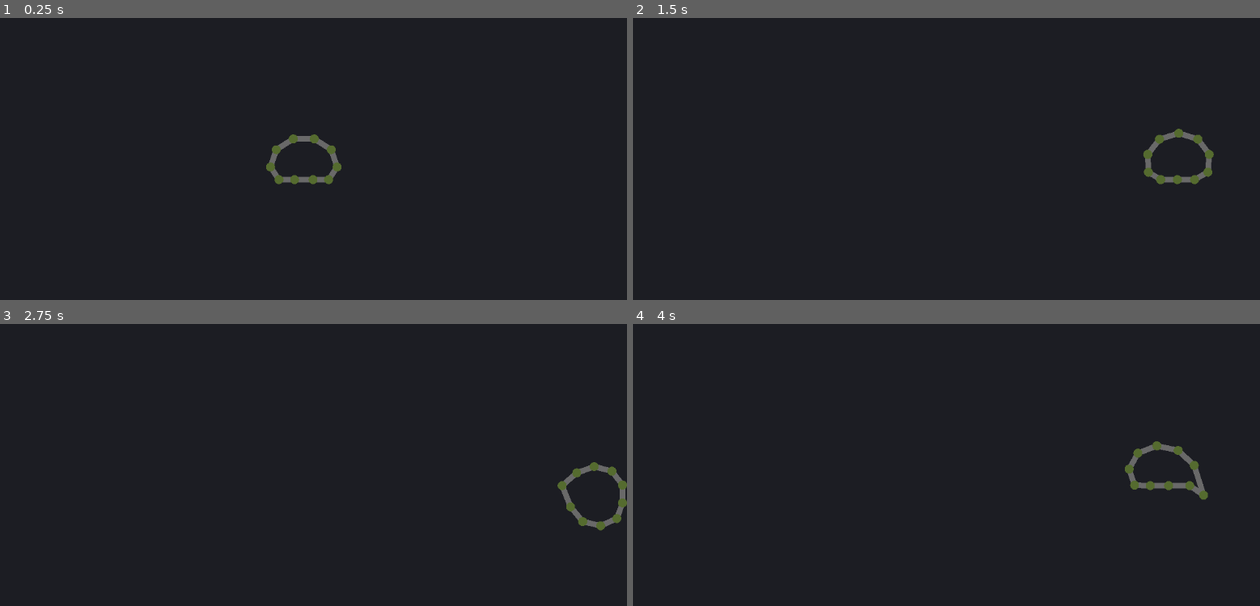
Above: before the commit, frames 1-4 (two rows, left to right).
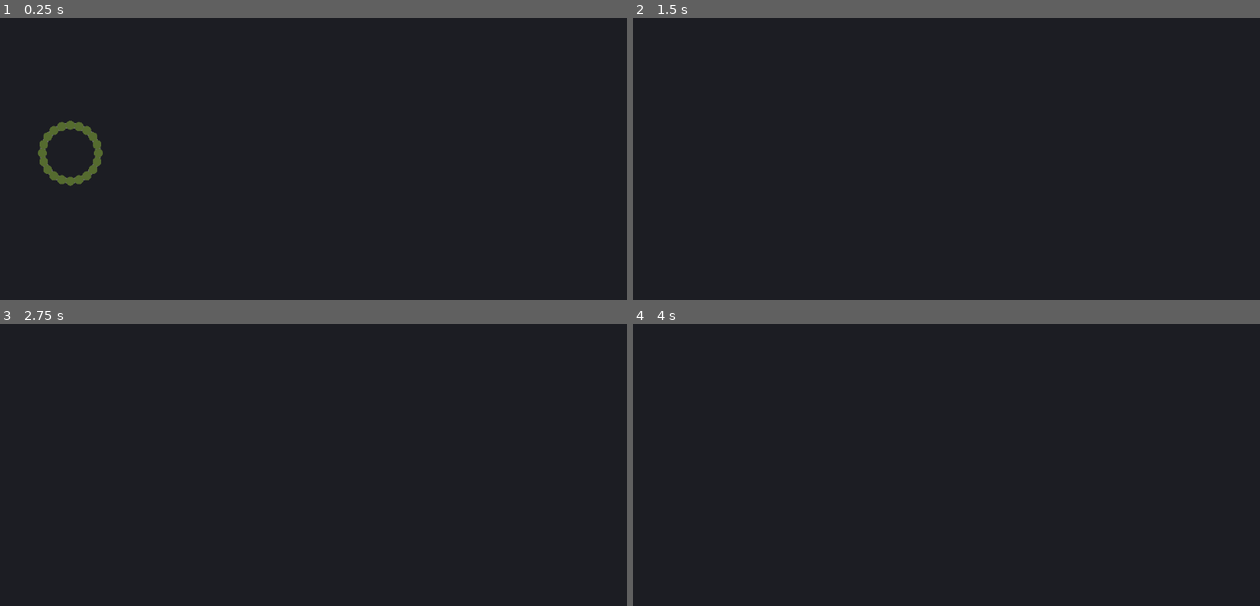
Above: after the commit, the same moments.

Repository: Argonbart/GoPrototyping
Game: Godot game, scene res://softbody/soft_body_level.tscn
Same seed, same stepped clock (60 frames per second), same inputs: the game is played once before the commit and once after it. This scene is started directly instead of the project's main scene.
Inputs (mouse positions are in pixels of both pictures, inside the frame that each line leads up to):
- Up to frame 1 (0.25 s): no input
- Up to frame 2 (1.5 s): tap Enter (ui_accept) at 0.5 s; move the mouse to (1078, 99) at 0.52 s; hold D (right) 0.53-1.28 s; hold 1 (1) 0.53-1.28 s; tap Space (jump, bound only after the commit) at 0.77, 1.07 s; tap 2 (2) at 0.8, 1.35 s; move the mouse to (808, 136) at 1.27 s; hold S (down) from 1.28 s (still down)
- Up to frame 3 (2.75 s): tap Space (jump, bound only after the commit) at 1.52, 1.82 s; tap 3 (3) at 1.55 s; move the mouse to (369, 343) at 2.02 s; release S (down) at 2.03 s; hold D (right) from 2.03 s (still down); hold 3 (3) from 2.03 s (still down); tap 4 (4) at 2.3 s
- Up to frame 4 (4 s): move the mouse to (902, 496) at 2.77 s; release D (right) at 2.78 s; release 3 (3) at 2.78 s; hold W (up) 2.78-3.53 s; tap 4 (4) at 2.85 s; tap Space (jump, bound only after the commit) at 3.02, 3.05, 3.32 s; move the mouse to (1128, 479) at 3.52 s; hold A (left) from 3.53 s (still down); hold Space (jump, bound only after the commit) from 3.53 s (still down); tap 1 (1) at 3.8 s

The runs differ from the first frame. In frame 1, 1.4% of the frame differs, in the area x 6-55%, y 36-60%; in frame 2, 0.7%; in frame 3, 0.7%; in frame 4, 0.8%.

Commit message:
add inflating

Diff:
--- a/soft_bodies/project.godot
+++ b/soft_bodies/project.godot
@@ -87,6 +87,11 @@
 "events": [Object(InputEventKey,"resource_local_to_scene":false,"resource_name":"","device":-1,"window_id":0,"alt_press …(192 unchanged characters)…
 ]
 }
+jump={
+"deadzone": 0.2,
+"events": [Object(InputEventKey,"resource_local_to_scene":false,"resource_name":"","device":-1,"window_id":0,"alt_pressed":false,"shift_pressed":false,"ctrl_pressed":false,"meta_pressed":false,"pressed":false,"keycode":0,"physical_keycode":32,"key_label":0,"unicode":32,"location":0,"echo":false,"script":null)
+]
+}
 
 [rendering]
 
--- a/soft_bodies/softbody/soft_body.gd
+++ b/soft_bodies/softbody/soft_body.gd
@@ -8,22 +8,27 @@
 @export var desired_area_multiplier: float = 1.0
 
 @export_range(0.0, 1.0) var slide_scale = 0.8
+@export var move_speed: float = 5.0
 
-var desired_area = 10000
+var desired_area: float
 
 var points: Array[SBPoint]
 var constraints: Array[SBConstraint]
 
-var input_vector: Vector2
+var input_axis: float
+var intends_jump: bool
+
+# debug
+var collisions_this_frame: Array[Dictionary]
 
 func _ready() -> void:
-	setup(number_of_points, desired_area * desired_area_multiplier, 0.5, CONSTRAINT_STIFFNESS)
-	# setup_single_point()
+	setup(number_of_points, radius, 0.5, CONSTRAINT_STIFFNESS)
+	#setup_single_point()
 
 
-func setup(num_points: int, area: float, constraint_length: float, constraint_stiffness: float):
+func setup(num_points: int, _radius: float, constraint_length: float, constraint_stiffness: float):
 	clear()
-	desired_area = area
+	desired_area = _radius * _radius * PI
 	for i in range(num_points):
 		var angle = 360.0 / num_points * i
 		var angle_rad = deg_to_rad(angle)
@@ -48,12 +53,14 @@
 	points.clear()
 
 
-func _process(delta: float) -> void:
-	input_vector = Input.get_vector("left", "right", "up", "down")
-	print(input_vector)
+func _process(_delta: float) -> void:
+	queue_redraw()
+	input_axis = Input.get_axis("left", "right")
+	intends_jump = Input.is_action_pressed("jump")
 
 
 func _physics_process(_delta: float) -> void:
+	collisions_this_frame.clear()
 	var space_state = get_world_2d().direct_space_state
 	# --- verlet integration ---
 	for p in points:
@@ -85,10 +92,15 @@
 			p.previous_position = temp_pos
 
 		# gravity
-		p.position += Vector2.DOWN
+		p.accumulate_displacement(Vector2.DOWN * 3)
 
 		# input
-		p.position += input_vector
+		p.accumulate_displacement(Vector2(input_axis,0) * move_speed)
+		if intends_jump:
+			desired_area_multiplier = 5
+		else:
+			desired_area_multiplier = lerp(desired_area_multiplier, 1.0, 0.01)
+
 	# --- handle constraints and area constraint ---
 	for i in range(CONSTRAINT_SOLVER_STEPS):
 		accumulate_constraint_offsets()
@@ -98,20 +110,18 @@
 		for p in points:
 			p.apply_displacement()
 
-	for p in points:
-		p.limit_to_bounds(get_viewport_rect().size * 0.5)
-
 		# limit to geometry and slide
 	for p in points:
 		var move_dir = (p.position - p.previous_position).normalized()
-		var query = PhysicsRayQueryParameters2D.create(p.previous_position - move_dir, p.position)
+		var query = PhysicsRayQueryParameters2D.create(p.previous_position - move_dir * 2, p.position)
 		var result := space_state.intersect_ray(query)
 		if result:
-			var n = result.normal
+			var n = result.normal.normalized()
 			var remaining = p.position - result.position
 			var remaining_proj_n = remaining * n * n
 			var slide_pos = p.position - remaining_proj_n
 			p.position = lerp(result.position, slide_pos, slide_scale)
+			collisions_this_frame.append(result)
 
 
 func accumulate_constraint_offsets():
@@ -151,8 +161,7 @@
 		var height = (p1.y + p2.y) / 2
 		area_accumulator += width * -height
 
-	var factor = (desired_area - area_accumulator) / circ
-
+	var factor = (desired_area * desired_area_multiplier - area_accumulator) / circ
 
 	for id in range(points.size()):
 		var next_id = (id + 1) % points.size()
@@ -168,3 +177,10 @@
 		var offset = dir * factor
 
 		points[id].accumulate_displacement(offset)
+
+
+func _draw() -> void:
+	for c in collisions_this_frame:
+		var size = Vector2(5, 5)
+		var rect = Rect2(c.position - global_position - size * 0.5, size)
+		draw_rect(rect, Color.RED)
--- a/soft_bodies/softbody/soft_body_level.tscn
+++ b/soft_bodies/softbody/soft_body_level.tscn
@@ -1,25 +1,39 @@
-[gd_scene load_steps=4 format=3 uid="uid://b2pnax07aujhd"]
+[gd_scene load_steps=5 format=3 uid="uid://b2pnax07aujhd"]
 
 [ext_resource type="Script" uid="uid://b0tacqei7k716" path="res://softbody/soft_body.gd" id="1_23gtn"]
 [ext_resource type="Script" uid="uid://b3kmc7cyr58wo" path="res://softbody/soft_body_renderer.gd" id="2_d3k81"]
 
 [sub_resource type="RectangleShape2D" id="RectangleShape2D_23gtn"]
-size = Vector2(951, 40)
+size = Vector2(594.6499, 40)
+
+[sub_resource type="WorldBoundaryShape2D" id="WorldBoundaryShape2D_23gtn"]
 
 [node name="SoftBodyLevel" type="Node2D"]
 
 [node name="SoftBody" type="Node2D" parent="."]
+position = Vector2(-416, -7)
 script = ExtResource("1_23gtn")
-slide_scale = 0.001
+number_of_points = 20
+CONSTRAINT_STIFFNESS = 0.195
+slide_scale = 0.445
 metadata/_custom_type_script = "uid://b0tacqei7k716"
 
 [node name="SoftBodytRenderer" type="Node2D" parent="SoftBody"]
+z_index = -1
 script = ExtResource("2_d3k81")
 
 [node name="Camera2D" type="Camera2D" parent="."]
+scale = Vector2(1, 0.9819694)
 
-[node name="StaticBody2D" type="StaticBody2D" parent="."]
-position = Vector2(0, 129)
+[node name="StaticBody2D2" type="StaticBody2D" parent="."]
+position = Vector2(-469.99994, 204.99997)
+rotation = 0.8133186
 
-[node name="CollisionShape2D" type="CollisionShape2D" parent="StaticBody2D"]
+[node name="CollisionShape2D" type="CollisionShape2D" parent="StaticBody2D2"]
 shape = SubResource("RectangleShape2D_23gtn")
+
+[node name="Ground" type="StaticBody2D" parent="."]
+position = Vector2(0, 324)
+
+[node name="CollisionShape2D" type="CollisionShape2D" parent="Ground"]
+shape = SubResource("WorldBoundaryShape2D_23gtn")
